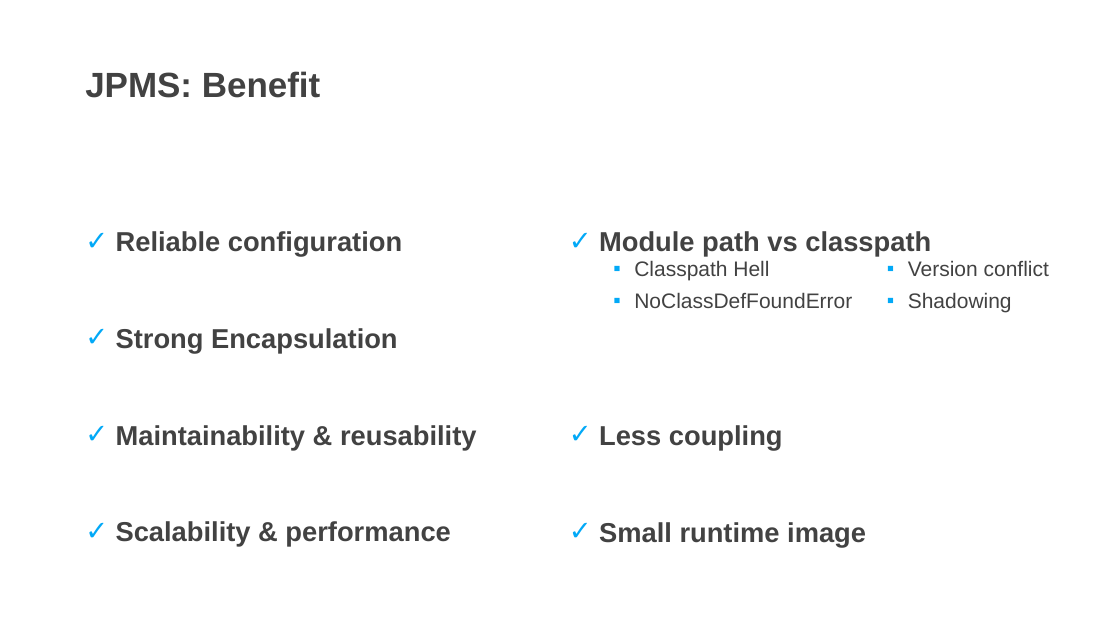
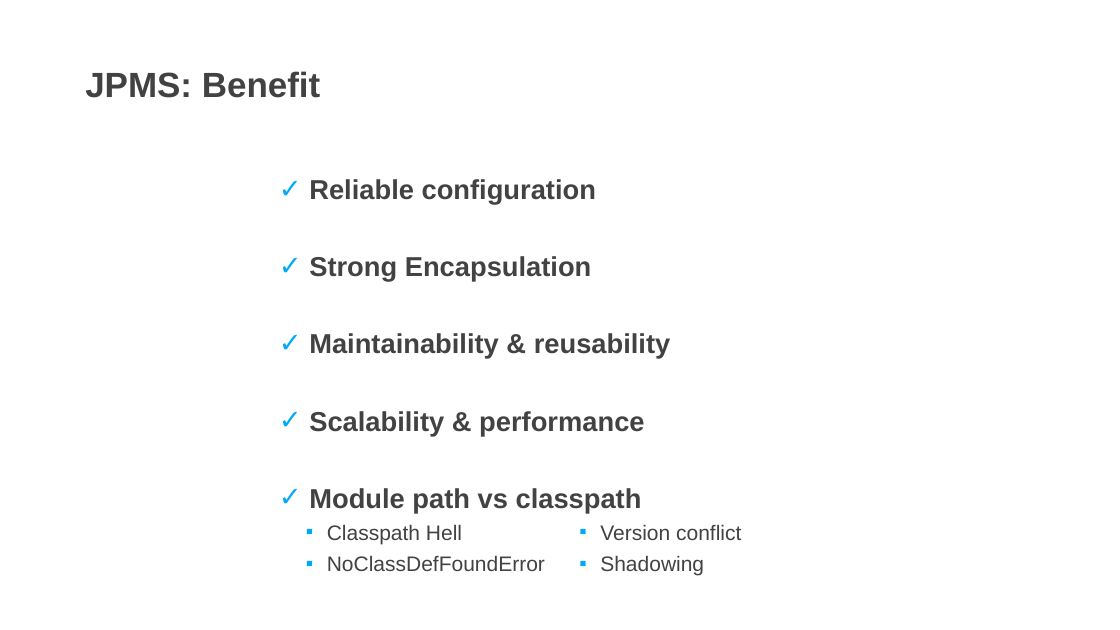
Before and after one commit to DevDay2019-AxonActive/DevDay2019---Advanced-Java, a slide deck: slide 3 of bin/presentations/JPMS.pptx. Drawn at 1120x630 pixels with LibreOffice and Linux fonts; fonts in the diff are those of the drawing; background and template pictures are left out. Boxes give left, top, right and bottom in pixels: in the first picture for what was removed or moved away, otherwise in the second. Text is boxed around its words. In the diff, an @@ line names an element or a change of style, - is before the commit and + after.

```diff
--- a/bin/presentations/JPMS.pptx
+++ b/bin/presentations/JPMS.pptx
@@ text "Reliable configuration": place and size @@
-text "Reliable configuration" at box(116, 231, 477, 546)
+text "Reliable configuration" at box(309, 179, 671, 513)
@@ text at box(309, 179, 671, 435): line spacing 2.6 to 2 @@
@@ text removed at box(599, 231, 931, 546) @@
-✓ Module path vs classpath
-✓ Less coupling
-✓ Small runtime image
@@ text at box(309, 488, 642, 513): paragraph added @@
+✓ Module path vs classpath
@@ text "Classpath Hell": place and size @@
-text "Classpath Hell" at box(634, 260, 852, 308)
+text "Classpath Hell" at box(327, 524, 545, 571)
@@ text "Version conflict": place and size @@
-text "Version conflict" at box(908, 260, 1049, 312)
+text "Version conflict" at box(600, 524, 741, 576)
```
Also in this commit, not shown: 6 other slides changed, 1 other file.
